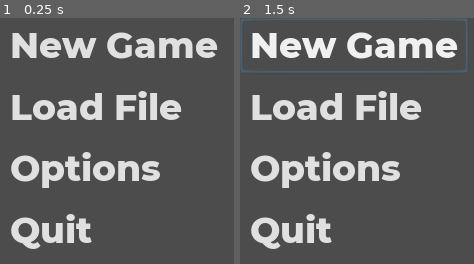
Above: before the commit, frames 1-2 (left to right).
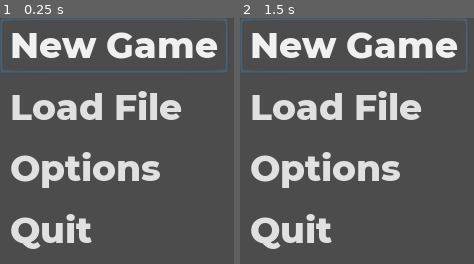
Above: after the commit, the same moments.

Repository: blyatgopnikyodastink/help
Game: Godot game, scene res://Scenes/Title/Title.tscn
The game is run twice, just before and just after one commit, with the same random seed, the same clock (stepped at 60 frames per second) and the same inputs. The project has no main scene, so this scene is started directly.
Inputs:
- Up to frame 1 (0.25 s): no input
- Up to frame 2 (1.5 s): click "New Game" at 0.5 s; click "New Game" at 1.25 s

The runs differ from the first frame. In frame 1, 1.8% of the frame differs, in the area x 0-98%, y 0-23%; in frame 2, nothing differs.

Commit message:
i don't know anymore

Diff:
--- a/Scenes/Main/Main.gd
+++ b/Scenes/Main/Main.gd
@@ -11,7 +11,7 @@
 	change_scene(TITLE)
 
 
-func change_scene(to: String, direction := Vector2.ZERO, player_pos := Vector2.ZERO) -> void:
+func change_scene(to: String, player_pos := Vector2.ZERO, direction := Vector2.ZERO) -> void:
 	var new_scene: Node = load(to).instance()
 	add_child(new_scene)
 	if cur_scene:
@@ -27,11 +27,17 @@
 				else:
 					new_scene.position.y = cur_scene.position.y - new_scene.size.y + OVERLAP_SIZE
 			cur_scene.free()
-			get_tree().get_nodes_in_group("player")[0].global_position = player_pos
+			var player: KinematicBody2D = get_tree().get_nodes_in_group("player")[0]
+			player.global_position = player_pos
+			player.set_cam_limits(Rect2(new_scene.global_position, new_scene.size))
 			cur_scene = new_scene
 		else:
 			cur_scene.free()
 			cur_scene = new_scene
+			if cur_scene is GameWorld:
+				var player: KinematicBody2D = get_tree().get_nodes_in_group("player")[0]
+				player.global_position = player_pos
+				player.set_cam_limits(Rect2(new_scene.global_position, new_scene.size))
 	else:
 		cur_scene = new_scene
 	for scene_changer in get_tree().get_nodes_in_group("scene_changer"):
--- a/Scenes/Player/Player.gd
+++ b/Scenes/Player/Player.gd
@@ -35,3 +35,10 @@
 		velocity = velocity.move_toward(Vector2.ZERO, FRICTION * delta)
 
 	velocity = move_and_slide(velocity)
+
+
+func set_cam_limits(limits: Rect2) -> void:
+	$Camera2D.limit_left = limits.position.x
+	$Camera2D.limit_top = limits.position.y
+	$Camera2D.limit_right = limits.end.x
+	$Camera2D.limit_bottom = limits.end.y
--- a/Scenes/Title/Title.gd
+++ b/Scenes/Title/Title.gd
@@ -6,10 +6,11 @@
 
 func _ready() -> void:
 	$Buttons/Quit.visible = not OS.get_name() == "HTML5"
+	$Buttons/NewGame.grab_focus()
 
 
 func _on_NewGame_pressed() -> void:
-	emit_signal("change_scene", "res://Scenes/World/Test1.tscn")
+	emit_signal("change_scene", "res://Scenes/World/Test1.tscn", Vector2(100, 100))
 
 
 func _on_LoadFile_pressed() -> void:
--- a/Scenes/World/SceneChanger.gd
+++ b/Scenes/World/SceneChanger.gd
@@ -1,11 +1,11 @@
 extends Area2D
 
 
-signal change_scene(to, direction, player_pos)
+signal change_scene(to, player_pos, direction)
 
 export(String, FILE, "*.tscn") var to: String
 export var direction: Vector2
 
 
 func change_scene(player_pos: Vector2):
-		emit_signal("change_scene", to, direction, player_pos)
+		emit_signal("change_scene", to, player_pos, direction)
